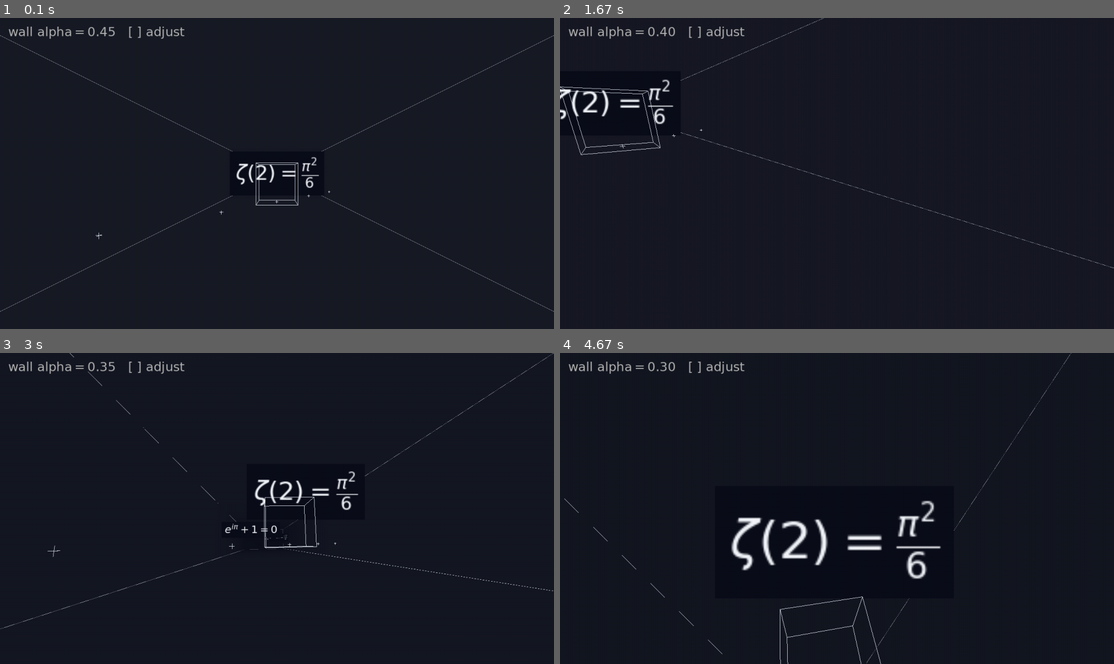
Above: before the commit, frames 1-4 (two rows, left to right).
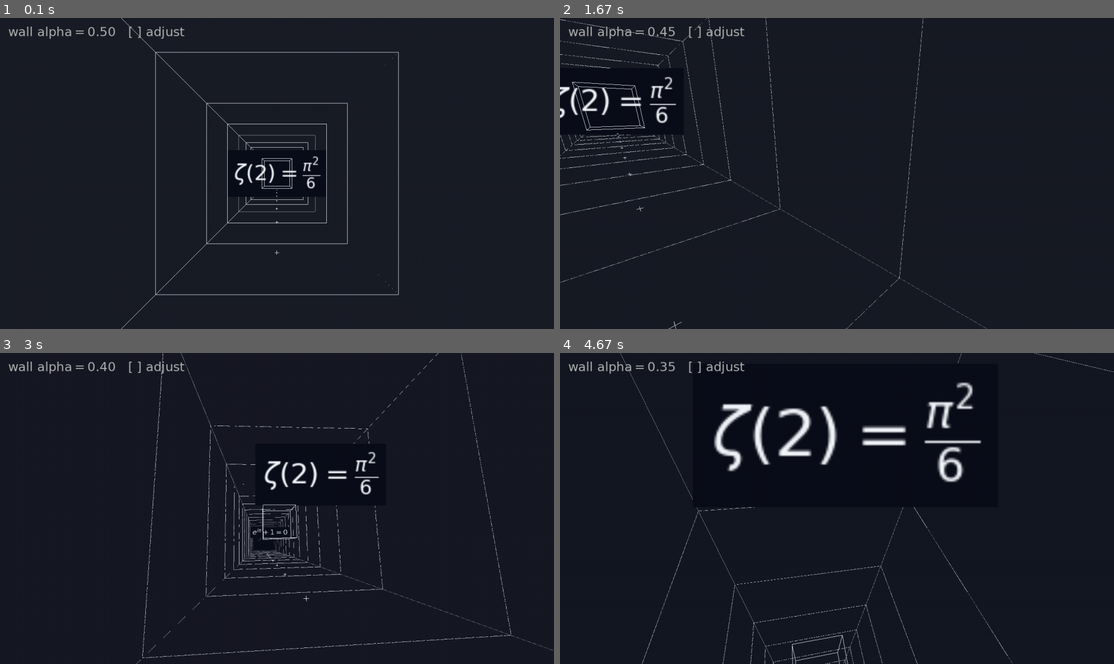
Above: after the commit, the same moments.

Repository: strulovitz/peaktogether-website
Game: pygame game, started from render_demo.py
Two runs of this game, one before a commit and one after it. Both use one fixed random seed, a clock stepped at 60 frames per second and the inputs below.
Inputs:
- Up to frame 1 (0.1 s): no input
- Up to frame 2 (1.67 s): hold Right 0.33-0.8 s; hold Up 0.83-1.13 s; hold W 0.83-1.13 s; hold Down 1.17-1.63 s; hold S 1.17-1.63 s; tap F at 1.23, 1.53 s; tap  at 1.32 s
- Up to frame 3 (3 s): hold Up 1.67-2.2 s; hold W 1.67-2.2 s; tap F at 1.73, 2.03, 2.3, 2.63, 2.93 s; hold Down 2.23-2.53 s; hold S 2.23-2.53 s; tap E at 2.38 s; hold Left 2.57-2.97 s; hold A 2.57-2.97 s; tap  at 2.72 s
- Up to frame 4 (4.67 s): hold Up 3-3.37 s; hold W 3-3.37 s; tap F at 3.07, 3.47, 3.77, 4.13, 4.53 s; hold Right 3.4-4.03 s; hold D 3.4-4.03 s; tap E at 3.55 s; hold Left 4.07-4.43 s; hold A 4.07-4.43 s; tap  at 4.22 s; hold Left from 4.47 s (still down); hold A from 4.47 s (still down)

The runs differ from the first frame. In frame 1, 2.4% of the frame differs, in the area x 0-100%, y 0-100%; in frame 2, 2.6%; in frame 3, 3.4%; in frame 4, 5.8%.

Commit message:
Replace render_demo.py with corrected scene - long corridor, camera inside, fog should now visibly darken far end.

Diff:
--- a/render_demo.py
+++ b/render_demo.py
@@ -1,24 +1,11 @@
 # render_demo.py
 # =====================================================================
-#  Descent QED -- RENDER DEMO
-#  Stand-alone scene that exercises every render.py primitive so the
-#  output can be screenshotted. Built "like Fable": same legacy-GL window
-#  setup, quaternion Ship camera, [ ] wall-alpha control, 60 FPS loop.
-#
-#  DRAW ORDER (Fable's correct transparency ordering):
-#    1. OPAQUE pass: edges, breadcrumbs, box wireframe, billboards
-#    2. TRANSLUCENT pass: wall fills LAST, so opaque content shows through.
-#
-#  FOG: render.py owns distance-darkening as a PERMANENT engine feature
-#  (render.DARKNESS_START -> render.DARKNESS_END). The room below is large
-#  enough that the far end visibly darkens -- that is the engine's fog
-#  doing its job, not a demo trick.
-#
-#  PORTABILITY: verified for Windows / Linux. On macOS the window may come
-#  up BLACK -- see the macOS comment next to set_mode below for the fix.
+#  Descent QED -- RENDER DEMO  (corrected scene layout)
+#  render.py is unchanged; this fixes the DEMO scene so wall color is
+#  visible up close and the engine fog darkens the receding tunnel to
+#  near-black at the far end.
 # =====================================================================
 
-import math
 import numpy as np
 import pygame
 from pygame.locals import *
@@ -29,39 +16,40 @@
 
 WIN_SIZE = (1280, 720)
 
-# A large demo room (~120 units deep) so the engine fog
-# (render.DARKNESS_START -> render.DARKNESS_END) visibly darkens the far
-# end. The fog itself is production render behavior; the room is just big
-# enough to show it.
-ROOM_LO = (-10.0, -2.0, -120.0)
-ROOM_HI = ( 10.0,  8.0,    2.0)
+# A long corridor running down -Z. Cross-section is small (you're INSIDE
+# it), so wall fills face the camera and show their color up close, while
+# the far end recedes into the fog band (render.DARKNESS_START..END) and
+# darkens to near-black.
+HALF_W = 6.0      # corridor half-width / half-height
+NEAR_Z = 5.0      # corridor starts just behind the camera
+FAR_Z  = -160.0   # ...and runs well past DARKNESS_END so the far end is black
+SEG    = 8.0      # spacing of ring segments down the corridor
 
 
-def room_walls():
-    """Yield floor, ceiling, side walls + far wall as quads, near->far so
-    the engine fog visibly bites the far ones."""
-    x0, y0, z0 = ROOM_LO
-    x1, y1, z1 = ROOM_HI
-    yield [(x0,y0,z0),(x1,y0,z0),(x1,y0,z1),(x0,y0,z1)]  # floor
-    yield [(x0,y1,z0),(x1,y1,z0),(x1,y1,z1),(x0,y1,z1)]  # ceiling
-    yield [(x0,y0,z0),(x0,y1,z0),(x0,y1,z1),(x0,y0,z1)]  # left
-    yield [(x1,y0,z0),(x1,y1,z0),(x1,y1,z1),(x1,y0,z1)]  # right
-    yield [(x0,y0,z0),(x1,y0,z0),(x1,y1,z0),(x0,y1,z0)]  # far wall (z0)
+def corridor_quads():
+    """Yield wall quads of a square tube down -Z, segment by segment, so
+    each ring is at a different depth and the fog gradient is smooth."""
+    z = NEAR_Z
+    while z > FAR_Z:
+        z0, z1 = z, z - SEG
+        h = HALF_W
+        # floor, ceiling, left, right for this segment
+        yield [(-h,-h,z0),( h,-h,z0),( h,-h,z1),(-h,-h,z1)]   # floor
+        yield [(-h, h,z0),( h, h,z0),( h, h,z1),(-h, h,z1)]   # ceiling
+        yield [(-h,-h,z0),(-h, h,z0),(-h, h,z1),(-h,-h,z1)]   # left
+        yield [( h,-h,z0),( h, h,z0),( h, h,z1),( h,-h,z1)]   # right
+        z -= SEG
 
 
 def main():
     pygame.init()
 
-    # ---- WINDOW / GL CONTEXT (Fable's exact approach) -------------------
-    # macOS NOTE: this plain set_mode gives a legacy GL context on Windows
-    # and Linux (which is what this fixed-function engine needs). On macOS
-    # Apple deprecated legacy GL and this may produce a BLACK WINDOW. To
-    # fix on macOS, add BEFORE this set_mode call:
+    # macOS NOTE: plain set_mode gives a legacy GL context on Windows/Linux.
+    # On macOS this may give a BLACK WINDOW; add BEFORE set_mode:
     #     pygame.display.gl_set_attribute(GL_CONTEXT_PROFILE_MASK,
     #                                     GL_CONTEXT_PROFILE_COMPATIBILITY)
     #     pygame.display.gl_set_attribute(GL_CONTEXT_MAJOR_VERSION, 2)
     #     pygame.display.gl_set_attribute(GL_CONTEXT_MINOR_VERSION, 1)
-    # (Harmless on Windows/Linux, zero performance cost; only macOS needs it.)
     pygame.display.set_mode(WIN_SIZE, DOUBLEBUF | OPENGL)
     pygame.display.set_caption("Descent QED -- render demo")
 
@@ -69,20 +57,22 @@
     pygame.font.init()
 
     cache = render.TexCache()
-    ship  = render.Ship(home_pos=(0.0, 3.0, 0.0))
+    # Start the camera INSIDE the near end of the corridor, looking down -Z.
+    ship  = render.Ship(home_pos=(0.0, 0.0, 0.0))
     clock = pygame.time.Clock()
 
-    wall_alpha = 0.45
+    wall_alpha = 0.50
     ALPHA_MIN, ALPHA_MAX, ALPHA_STEP = 0.0, 0.9, 0.05
 
-    # billboards at increasing depth: the nearest is bright, the far one is
-    # darkened by the engine's fog -- a direct visual proof fog is live.
+    # billboards spaced down the corridor: near = bright, far = fogged dark.
     eqs = [
-        (r"$\zeta(2)=\frac{\pi^2}{6}$",      np.array([ 0.0, 3.0, -15.0])),
-        (r"$e^{i\pi}+1=0$",                  np.array([-4.0, 3.0, -45.0])),
+        (r"$\zeta(2)=\frac{\pi^2}{6}$",  np.array([0.0, 0.0, -12.0])),
+        (r"$e^{i\pi}+1=0$",              np.array([0.0, 0.0, -55.0])),
         (r"$\int_0^\infty e^{-x^2}dx=\frac{\sqrt{\pi}}{2}$",
-                                             np.array([ 4.0, 3.0, -90.0])),
+                                         np.array([0.0, 0.0, -110.0])),
     ]
+
+    quads = list(corridor_quads())
 
     while True:
         dt = clock.tick(60) / 1000.0
@@ -102,25 +92,26 @@
         cam_right = render.ship_right(ship.q)
         cam_up    = render.ship_up(ship.q)
 
-        # ---------- PASS 1: OPAQUE (markers, box, billboards) -------------
-        for i, lx in enumerate(np.linspace(-8, 8, 5)):
-            render.draw_breadcrumb((lx, 0.2, -10.0 - 6 * i),
+        # ---- PASS 1: OPAQUE (breadcrumbs, box, billboards) ----
+        for i in range(8):
+            render.draw_breadcrumb((0.0, -HALF_W + 0.3, -6.0 - i * 10.0),
                                    palette.WORLD_EDGE)
-        render.draw_box_edges((-2, 0, -25), (2, 4, -21), palette.WORLD_EDGE)
+        render.draw_box_edges((-2, -2, -35), (2, 2, -30), palette.WORLD_EDGE)
         for latex, pos in eqs:
             tex = cache.get_mathtext(latex, color=(0.95, 0.96, 0.98),
                                      fontsize=16)
             render.draw_billboard(tex, pos, cam_right, cam_up,
-                                  scale=3.0, alpha=1.0)
+                                  scale=2.5, alpha=1.0)
 
-        # ---------- PASS 2: TRANSLUCENT (wall fills LAST) -----------------
-        for quad in room_walls():
+        # ---- PASS 2: TRANSLUCENT (wall fills LAST), far->near so nearer
+        # translucent fills blend over farther ones correctly ----
+        for quad in reversed(quads):
             render.draw_wall(quad,
                              fill_color=palette.WORLD_WALL_FILL,
                              edge_color=palette.WORLD_EDGE,
                              fill_alpha=wall_alpha)
 
-        # ---------- HUD (2D overlay, fog disabled inside begin_2d) --------
+        # ---- HUD ----
         render.begin_2d(*WIN_SIZE)
         render.draw_text_mathtext_2d(
             cache,
